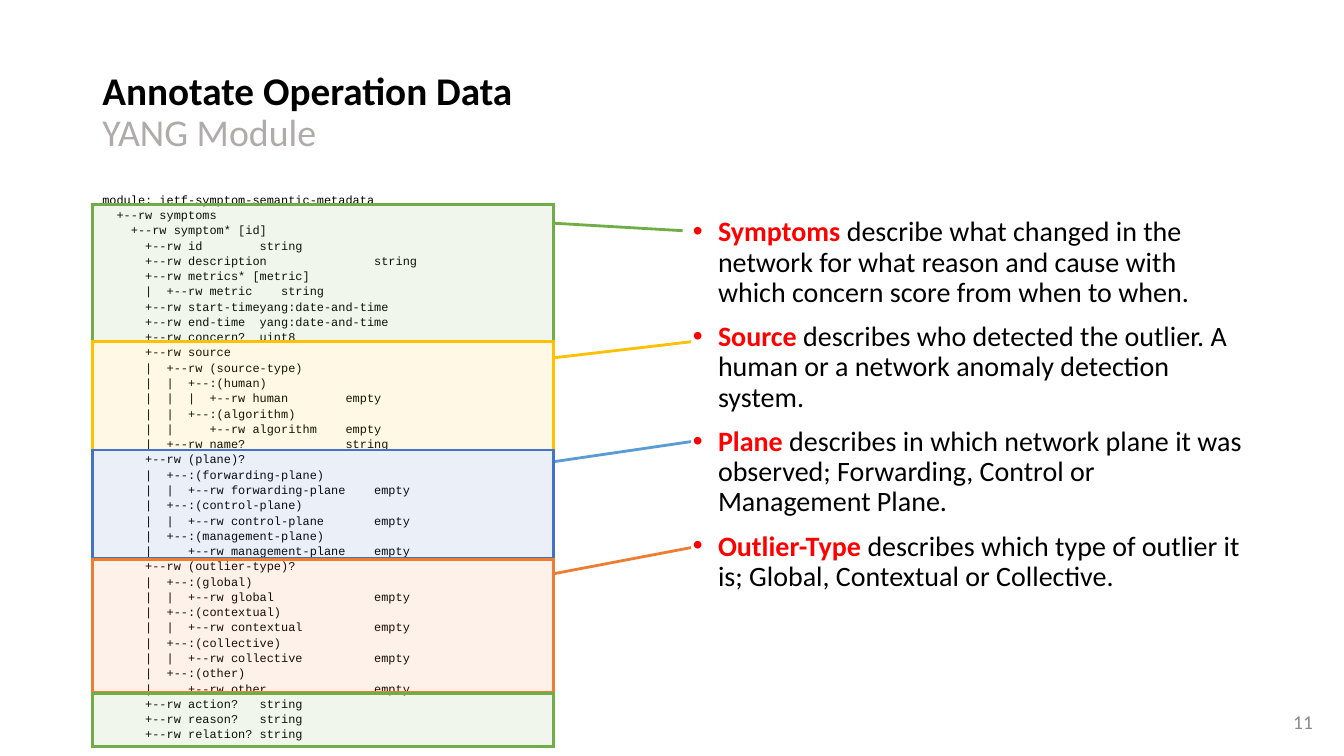
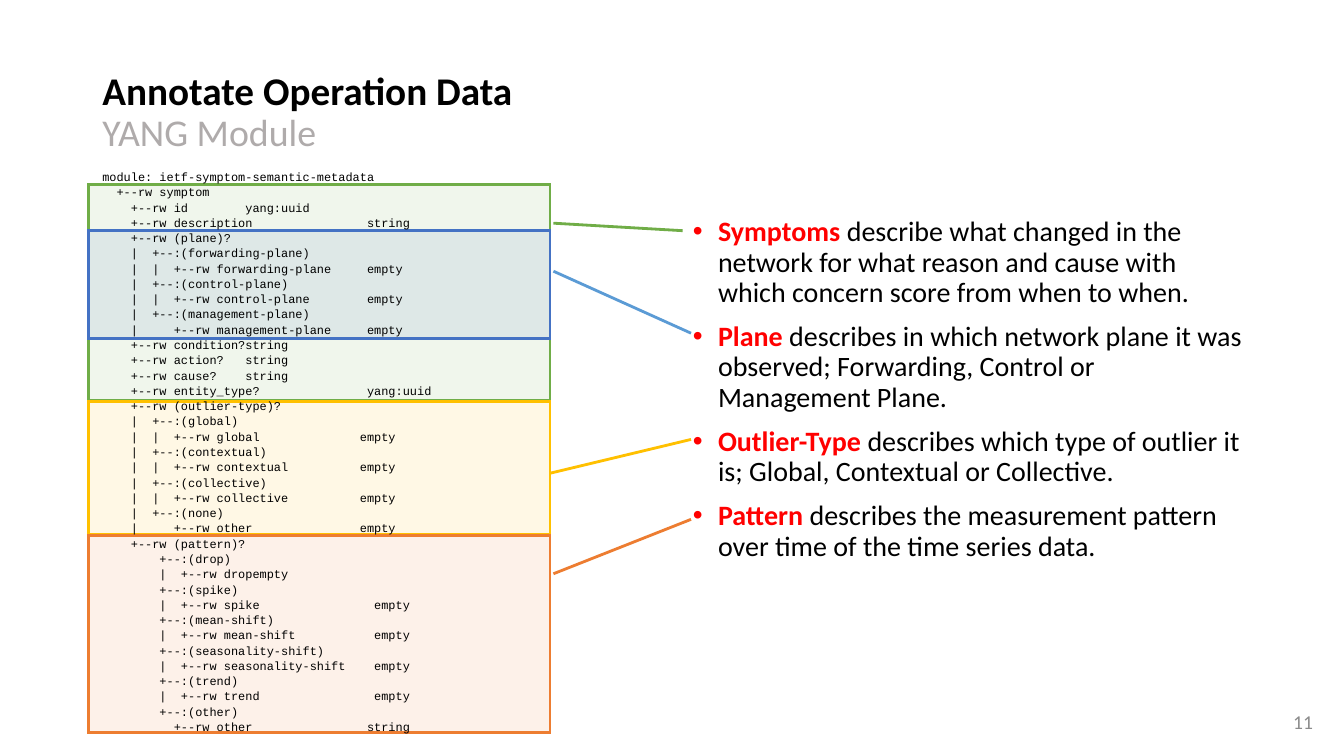
Before and after one commit to network-analytics/ietf-network-analytics-document-status, a slide deck: slide 11 of 118/IEPG/draft-netana-iepg-nmrg-network-anomaly-semantics-01.pptx. Drawn at 1344x756 pixels with LibreOffice and Linux fonts; fonts in the diff are those of the drawing. Boxes give left, top, right and bottom in pixels: in the first picture for what was removed or moved away, otherwise in the second. Text is boxed around its words. In the diff, an @@ line names an element or a change of style, - is before the commit and + after.

```diff
--- a/118/IEPG/draft-netana-iepg-nmrg-network-anomaly-semantics-01.pptx
+++ b/118/IEPG/draft-netana-iepg-nmrg-network-anomaly-semantics-01.pptx
@@ text "module: ietf-symptom-semantic-metadata": place and size @@
-text "module: ietf-symptom-semantic-metadata" at bbox=[102, 195, 417, 741]
+text "module: ietf-symptom-semantic-metadata" at bbox=[102, 173, 431, 735]
@@ rectangle: place and size @@
-rectangle at bbox=[93, 205, 554, 342]
+rectangle at bbox=[89, 185, 549, 400]
@@ text at bbox=[117, 188, 309, 215]: text changed @@
-+--rw symptoms
-+--rw symptom* [id]
-+--rw id string
++--rw symptom
++--rw id yang:uuid
@@ rectangle: place and size @@
-rectangle at bbox=[93, 450, 554, 558]
+rectangle at bbox=[89, 231, 549, 339]
@@ text at bbox=[145, 272, 389, 452]: paragraphs removed @@
-+--rw metrics* [metric]
-| +--rw metric string
-+--rw start-timeyang:date-and-time
-+--rw end-time yang:date-and-time
-+--rw concern? uint8
-+--rw source
-| +--rw (source-type)
-| | +--:(human)
-| | | +--rw human empty
-| | +--:(algorithm)
-| | +--rw algorithm empty
-| +--rw name? string
@@ line moved from (554, 462) - (692, 442) to (554, 271) - (692, 334) @@
@@ text at bbox=[718, 326, 1227, 412]: paragraph removed @@
-• Source describes who detected the outlier. A human or a network anomaly detection system.
@@ text at bbox=[131, 341, 431, 398]: paragraphs added @@
++--rw condition?string
++--rw action? string
++--rw cause? string
++--rw entity_type? yang:uuid
@@ rectangle: place and size @@
-rectangle at bbox=[93, 342, 554, 450]
+rectangle at bbox=[89, 402, 549, 535]
@@ line moved from (554, 358) - (692, 342) to (551, 473) - (692, 440) @@
@@ text at bbox=[152, 509, 224, 520]: text changed @@
-| +--:(other)
+| +--:(none)
@@ text at bbox=[718, 505, 1217, 557]: paragraph added @@
+• Pattern describes the measurement pattern over time of the time series data.
@@ rectangle: place and size @@
-rectangle at bbox=[93, 560, 554, 693]
+rectangle at bbox=[89, 535, 549, 732]
@@ text at bbox=[131, 539, 410, 735]: text changed @@
-+--rw action? string
-+--rw reason? string
-+--rw relation? string
++--rw (pattern)?
++--:(drop)
+| +--rw dropempty
++--:(spike)
+| +--rw spike empty
++--:(mean-shift)
+| +--rw mean-shift empty
++--:(seasonality-shift)
+| +--rw seasonality-shift empty
++--:(trend)
+| +--rw trend empty
++--:(other)
++--rw other string
@@ line moved from (554, 574) - (692, 547) to (554, 574) - (692, 519) @@
@@ rectangle removed at bbox=[93, 694, 554, 746] @@
```
Also in this commit, not shown: 1 other slide changed, 3 other files.
